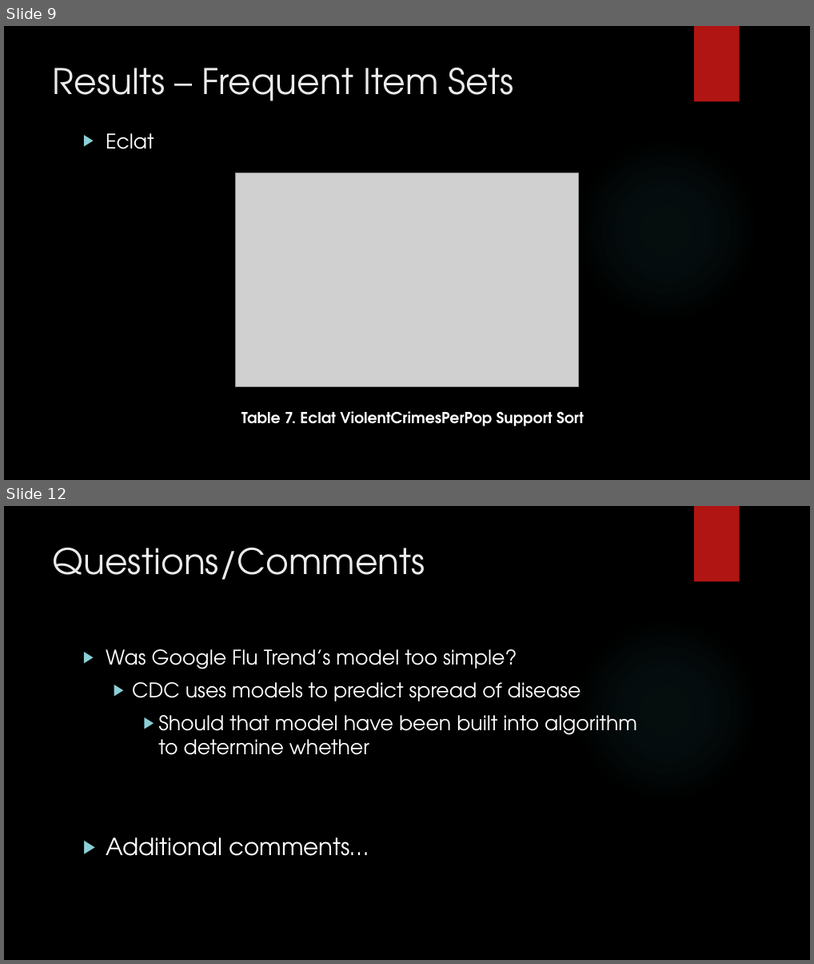
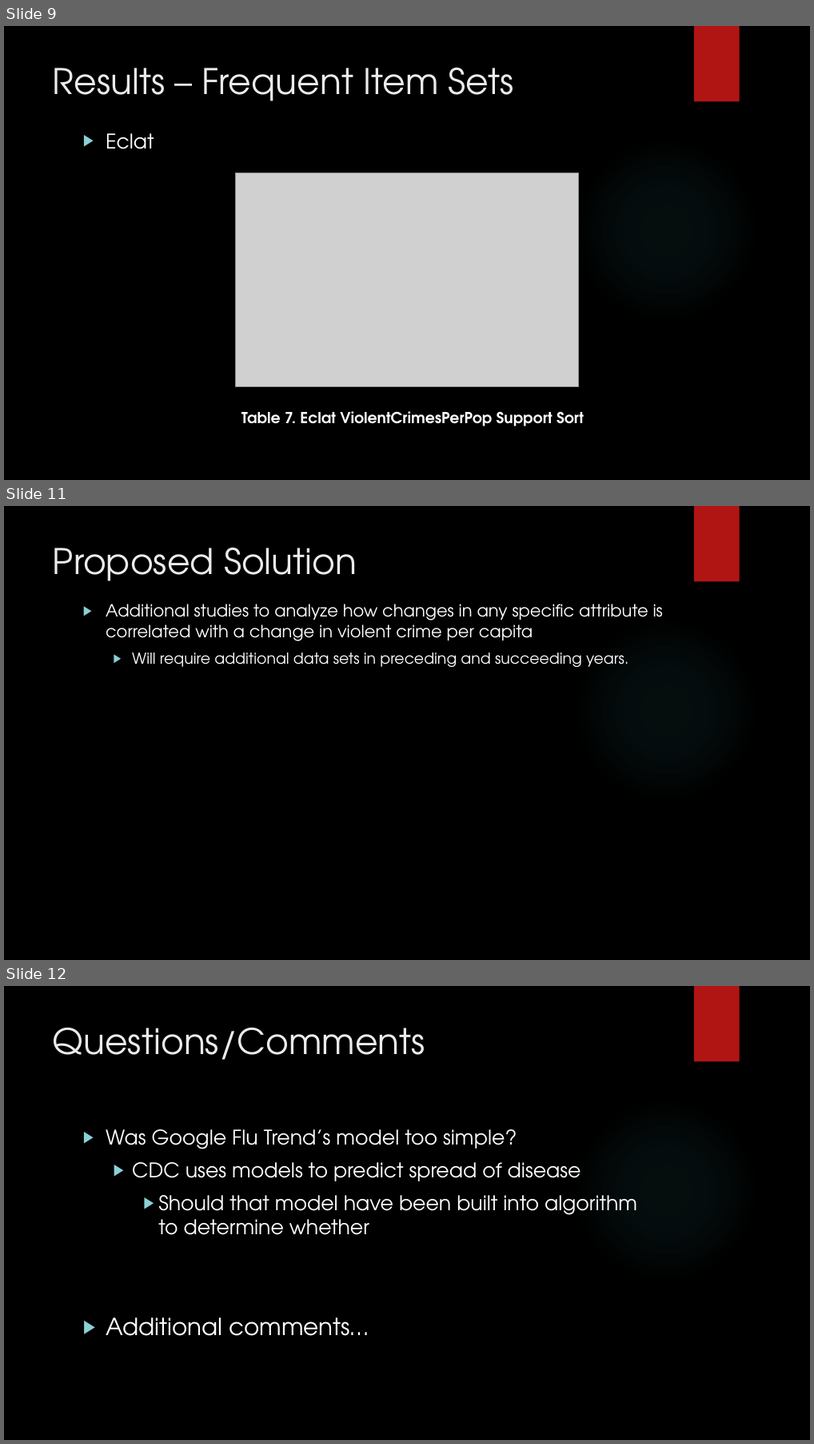
Before and after one commit to Polo08816/DataMining, a slide deck: GroupProject/GroupProject.pptx. Shown one above the other, each under a label of ours: slides 9 and 12 before the commit, slides 9, 11 and 12 after it; the slides between them are not shown. The pictures are 814x964 and 814x1444 pixels, drawn with LibreOffice and Linux fonts; fonts in the diff are those of the drawing; grey boxes stand for pictures; background and template pictures are left out. Boxes give left, top, right and bottom in pixels: in the first picture for what was removed or moved away, otherwise in the second. Text is boxed around its words. In the diff, an @@ line names an element or a change of style, - is before the commit and + after.

```diff
--- a/GroupProject/GroupProject.pptx
+++ b/GroupProject/GroupProject.pptx
@@ slide 11 added at box(4, 506, 810, 960), background picture (left out); not listed: 2 template elements that a slide beside it also shows @@
@@ title added at box(53, 548, 357, 581), 42 pt, text #EBEBEB @@
+Proposed Solution
@@ text added at box(106, 604, 663, 667), 20 pt, text #FFFFFF @@
+▶ Additional studies to analyze how changes in any specific attribute is correlated with a change in violent crime per capita
+  ▶ Will require additional data sets in preceding and succeeding years.
```
Also in this commit, not shown: 6 slides changed, 1 slide removed.
